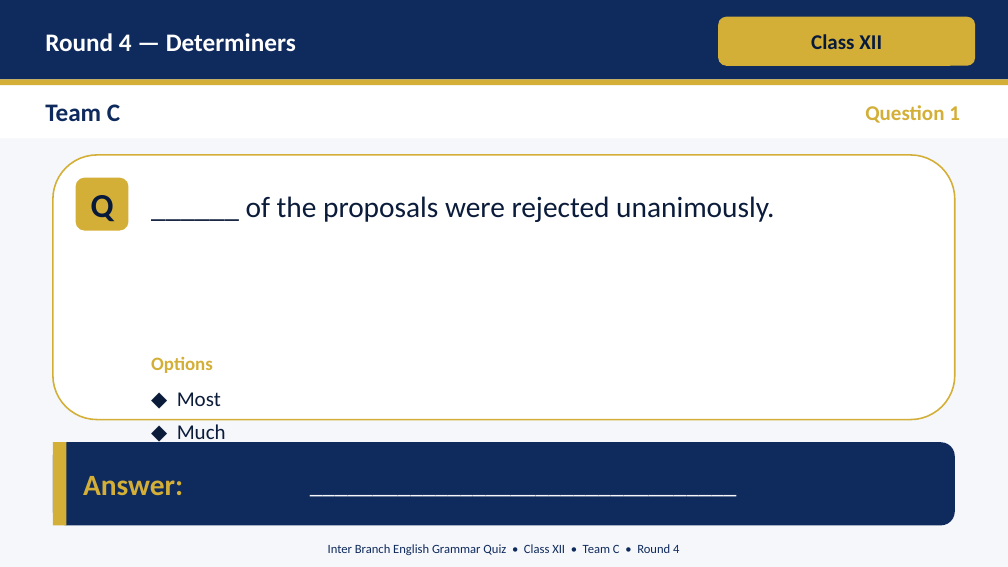
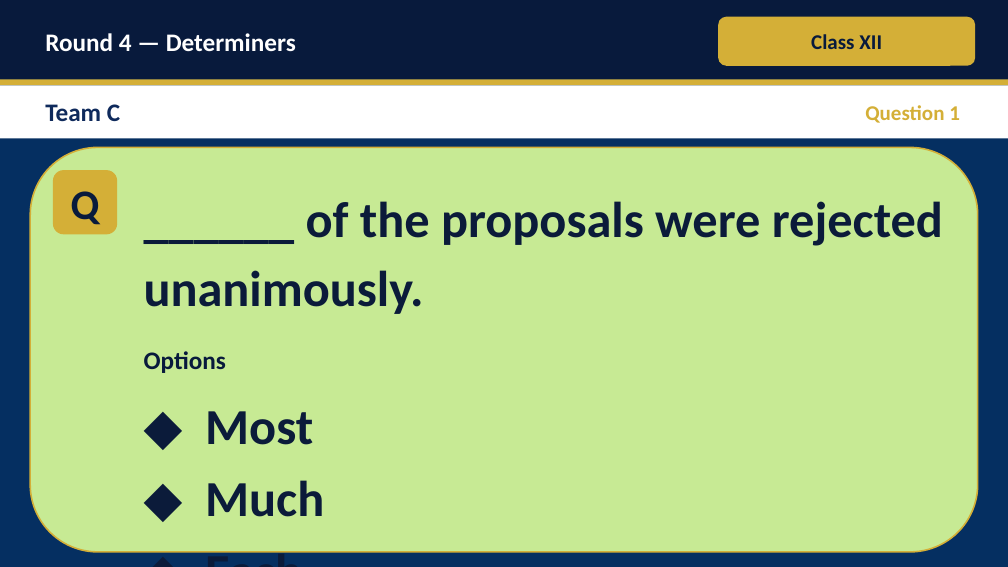
Before and after one commit to Jassi2821/Just_Learning, a slide deck: slide 50 of Inter_Branch_English_Grammar_Quiz.pptx. Drawn at 1008x567 pixels with LibreOffice and Linux fonts; fonts in the diff are those of the drawing. Boxes give left, top, right and bottom in pixels: in the first picture for what was removed or moved away, otherwise in the second. Text is boxed around its words. In the diff, an @@ line names an element or a change of style, - is before the commit and + after.

Commit message:
Restyle question slides per request
- Slide background: #052F61 (dark navy)
- Question card fill: #C7EA94 (light green)
- Question and options: 48pt bold
- Removed answer band and watermark footer
- Header band switched to NAVY_DEEP for contrast against the new bg

```diff
--- a/Inter_Branch_English_Grammar_Quiz.pptx
+++ b/Inter_Branch_English_Grammar_Quiz.pptx
@@ background #F5F7FB to #052F61 @@
@@ rectangle at [0, 0, 1008, 79]: fill #0F2A5C to #081A3C @@
@@ rounded rectangle: place and size @@
-rounded rectangle at [53, 155, 955, 420]
+rounded rectangle at [30, 147, 978, 552]
@@ rounded rectangle at [30, 147, 978, 552]: fill #FFFFFF to #C7EA94 @@
@@ text "Q": place and size @@
-text "Q" at [91, 195, 114, 222]
+text "Q" at [71, 191, 100, 225]
@@ text "Q" at [71, 191, 100, 225]: size 32 to 40 pt @@
@@ rounded rectangle: place and size @@
-rounded rectangle at [76, 178, 129, 231]
+rounded rectangle at [53, 170, 117, 234]
@@ text "______ of the proposals were ...": place and size @@
-text "______ of the proposals were ..." at [246, 196, 774, 222]
+text "______ of the proposals were ..." at [144, 201, 943, 314]
@@ text "______ of the proposals were ..." at [144, 201, 943, 314]: size 28 to 48 pt, bold on; line spacing 1.2 to 1.15 @@
@@ text "Options": place and size @@
-text "Options" at [151, 357, 213, 373]
+text "Options" at [144, 351, 226, 373]
@@ text "Options" at [144, 351, 226, 373]: size 18 to 24 pt, text colour #D4AF37 to #081A3C @@
@@ text "◆ Most": place and size @@
-text "◆ Most" at [177, 392, 226, 445]
+text "◆ Most" at [205, 411, 324, 517]
@@ text "◆ Most" at [205, 411, 324, 517]: size 20 to 48 pt, bold on; line spacing 1.3 to 1.2 @@
@@ rounded rectangle removed at [53, 442, 955, 526] @@
@@ rectangle removed at [53, 442, 67, 526] @@
@@ text removed at [302, 442, 953, 526] @@
-__________________________________
@@ text removed at [83, 476, 183, 495] @@
-Answer:
@@ text removed at [328, 544, 679, 555] @@
-Inter Branch English Grammar Quiz • Class XII • Team C • Round 4
```
Also in this commit, not shown: 59 other slides changed, 1 other file.
